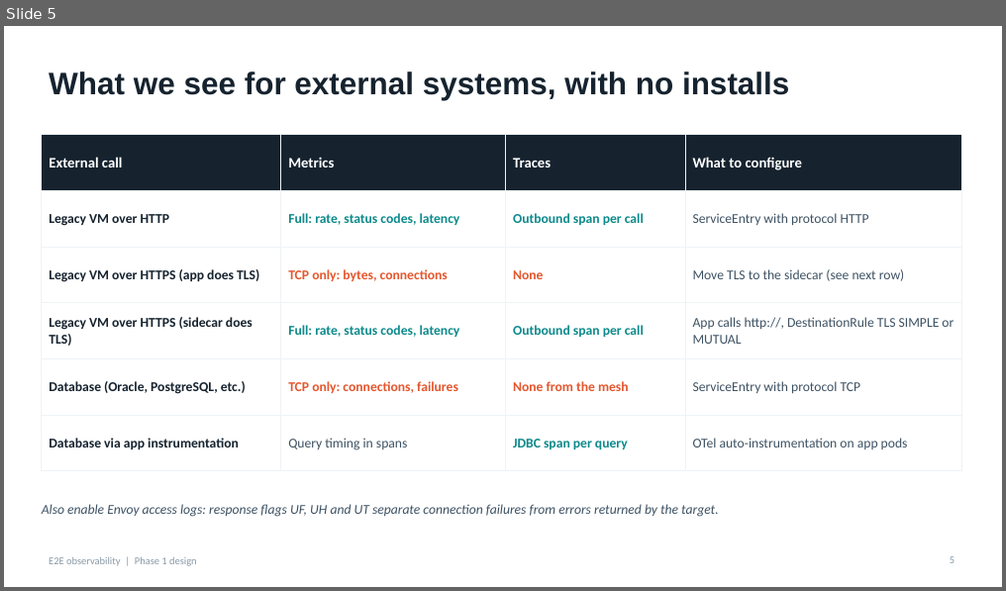
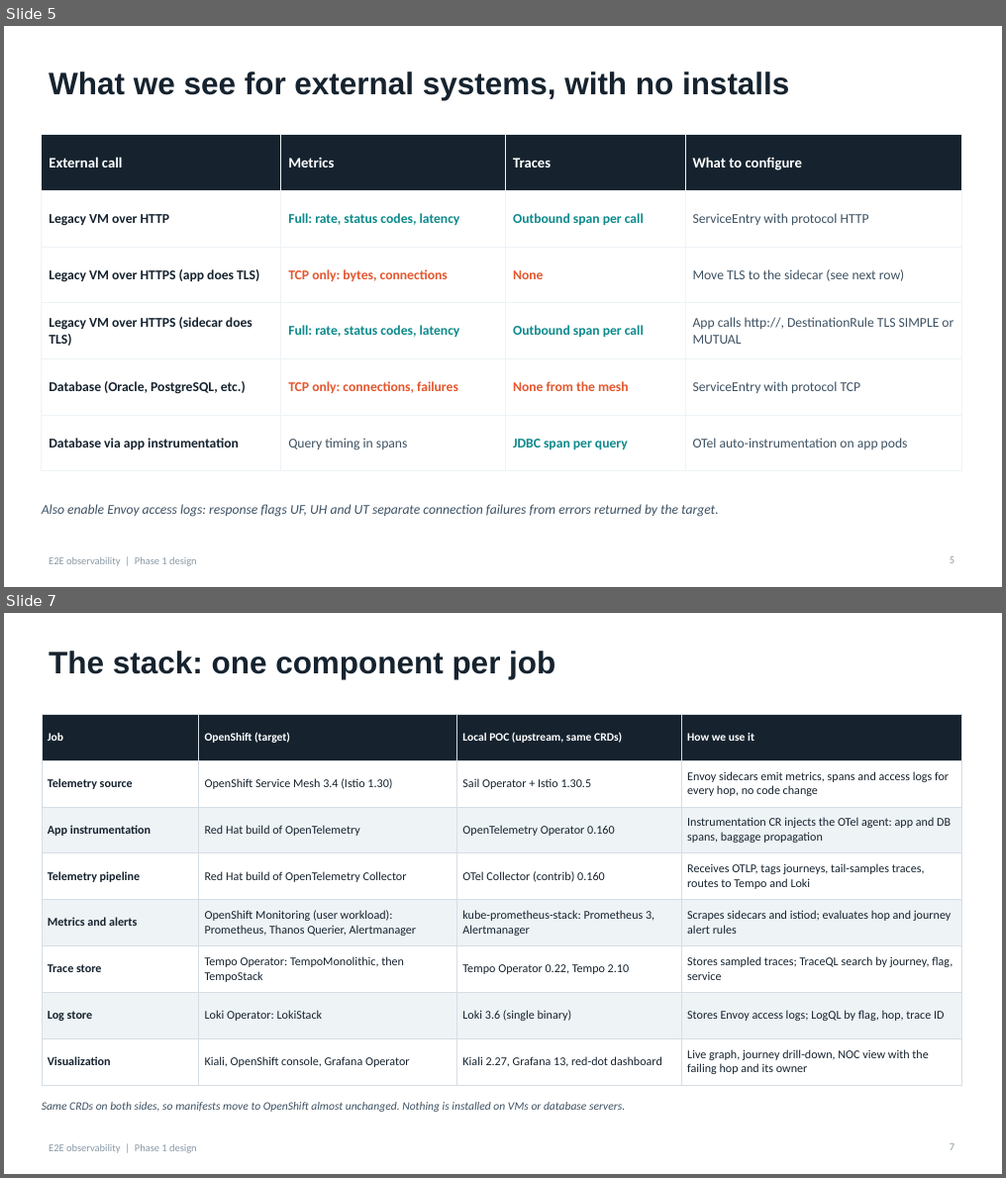
Before and after one commit to canpolatoral/monitoring-poc, a slide deck: docs/e2e_observability_design.pptx. Shown one above the other, each under a label of ours: slide 5 before the commit, slides 5 and 7 after it; the slides between them are not shown. The pictures are 1006x591 and 1006x1178 pixels, drawn with LibreOffice and Linux fonts; fonts in the diff are those of the drawing. Boxes give left, top, right and bottom in pixels: in the first picture for what was removed or moved away, otherwise in the second. Text is boxed around its words. In the diff, an @@ line names an element or a change of style, - is before the commit and + after.

```diff
--- a/docs/e2e_observability_design.pptx
+++ b/docs/e2e_observability_design.pptx
@@ slide 7 added at (4,613,1002,1174), background #FFFFFF; not listed: 1 template element that a slide beside it also shows @@
@@ title added at (49,651,555,679), 30 pt, text #16232F, bold @@
+The stack: one component per job
@@ table added at (42,714,962,1085), 8 rows, 4 columns @@
+Job | OpenShift (target) | Local POC (upstream, same CRDs) | How we use it
+Telemetry source | OpenShift Service Mesh 3.4 (Istio 1.30) | Sail Operator + Istio 1.30.5 | Envoy sidecars emit metrics, spans and access logs for every hop, no code change
+App instrumentation | Red Hat build of OpenTelemetry | OpenTelemetry Operator 0.160 | Instrumentation CR injects the OTel agent: app and DB spans, baggage propagation
+Telemetry pipeline | Red Hat build of OpenTelemetry Collector | OTel Collector (contrib) 0.160 | Receives OTLP, tags journeys, tail-samples traces, routes to Tempo and Loki
+Metrics and alerts | OpenShift Monitoring (user workload): Prometheus, Thanos Querier, Alertmanager | kube-prometheus-stack: Prometheus 3, Alertmanager | Scrapes sidecars and istiod; evaluates hop and journey alert rules
+Trace store | Tempo Operator: TempoMonolithic, then TempoStack | Tempo Operator 0.22, Tempo 2.10 | Stores sampled traces; TraceQL search by journey, flag, service
+Log store | Loki Operator: LokiStack | Loki 3.6 (single binary) | Stores Envoy access logs; LogQL by flag, hop, trace ID
+Visualization | Kiali, OpenShift console, Grafana Operator | Kiali 2.27, Grafana 13, red-dot dashboard | Live graph, journey drill-down, NOC view with the failing hop and its owner
@@ text added at (42,1102,625,1112), 11 pt, text #3E5263, italic @@
+Same CRDs on both sides, so manifests move to OpenShift almost unchanged. Nothing is installed on VMs or database servers.
@@ page number added at (949,1144,954,1151), 10 pt, text #8A99A6 @@
+7
```
Also in this commit, not shown: 11 other slides added, 6 other files.
